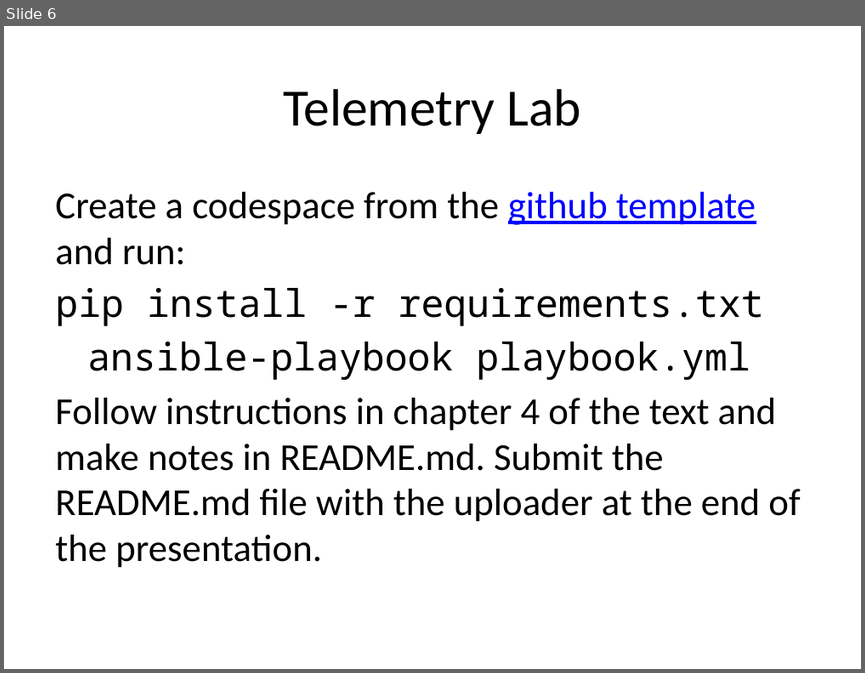
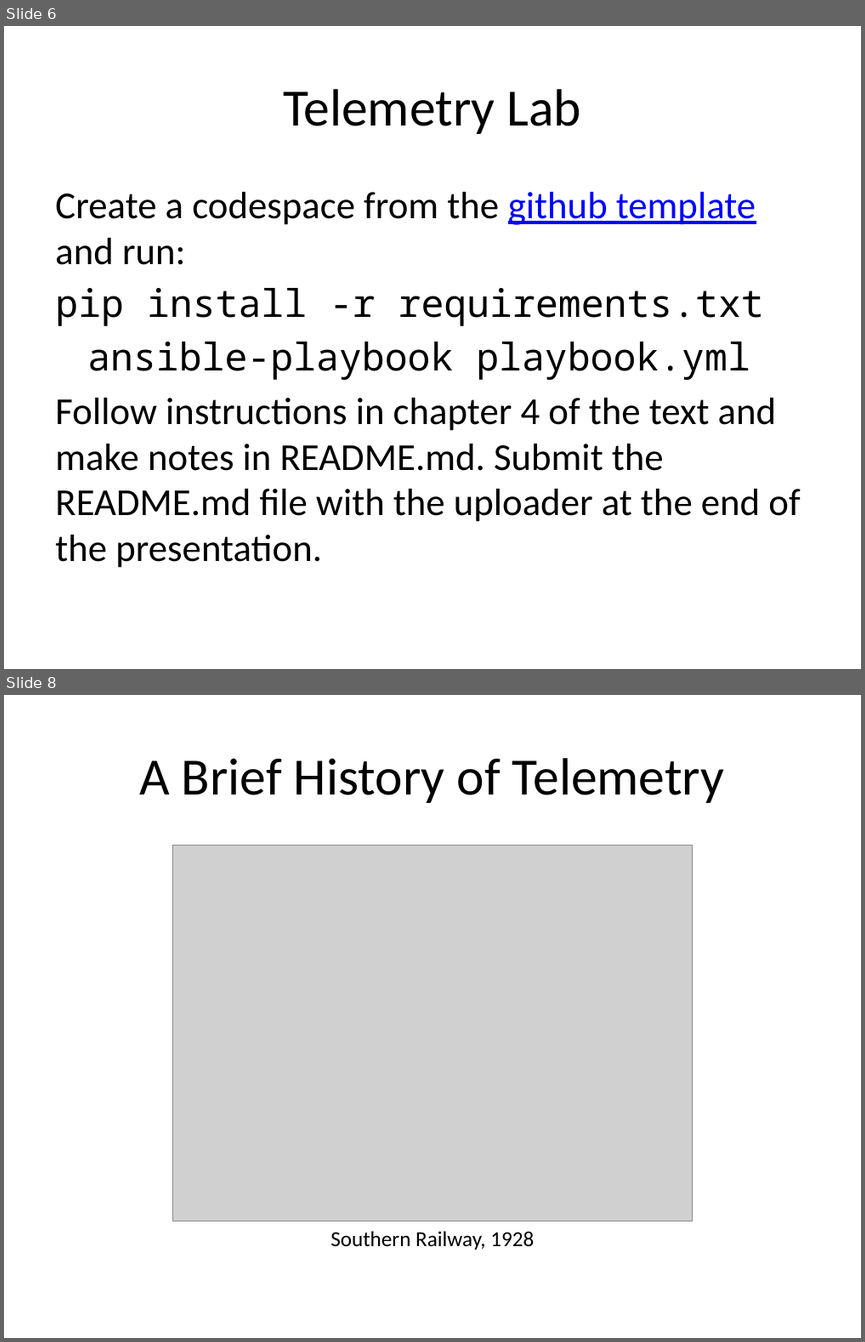
Before and after one commit to rhildred/INFO8985, a slide deck: telemetry/slides.pptx. Shown one above the other, each under a label of ours: slide 6 before the commit, slides 6 and 8 after it; the slides between them are not shown. The pictures are 865x673 and 865x1342 pixels, drawn with LibreOffice and Linux fonts; fonts in the diff are those of the drawing; grey boxes stand for pictures. Boxes give left, top, right and bottom in pixels: in the first picture for what was removed or moved away, otherwise in the second. Text is boxed around its words. In the diff, an @@ line names an element or a change of style, - is before the commit and + after.

```diff
--- a/telemetry/slides.pptx
+++ b/telemetry/slides.pptx
@@ slide 8 added at (4, 695, 861, 1338), background #FFFFFF @@
@@ title added at (139, 758, 725, 803), 44 pt, text #000000 @@
+A Brief History of Telemetry
@@ picture added at (173, 845, 692, 1221) @@
@@ text added at (330, 1231, 534, 1249), 18 pt, text #000000 @@
+Southern Railway, 1928
```
Also in this commit, not shown: 13 other slides added, 17 other files.
